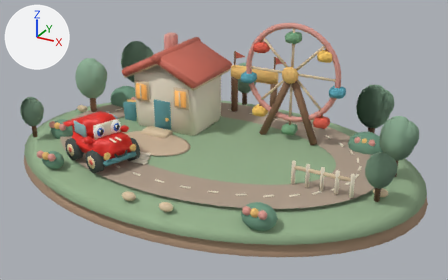
A saved change to the Blender file assets/blender/hero-world/hero-world.blend.
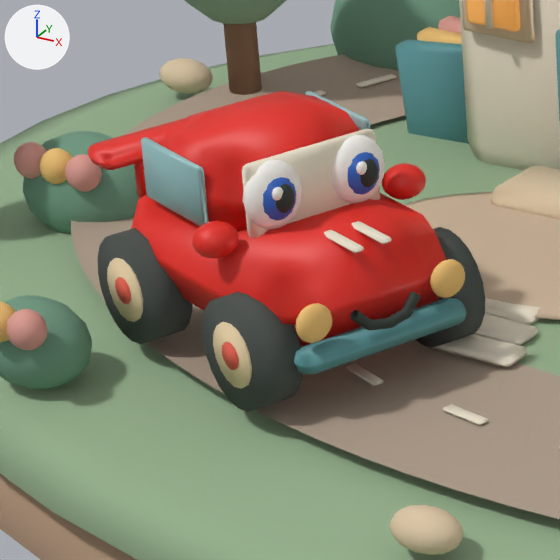
There are two pictures of each version: one whole from a camera (50 mm lens) standing at (7.59, -13.13, 7.01) and looking at (0.44, -0.14, 0.51), one close up on the part from 10% to 35% of the width and 33% to 72% of the height. Lighting does not change. The marker at upper left points along +X, +Y and +Z. The last two pictures show the newer version.

In view in the first close-up: 'Environment_blue', 'Environment_cream', 'Environment_grass', 'Environment_ivory', 'Environment_mint', 'Environment_paving', 'Environment_road', 'Environment_sand', 'Vehicle_blue', 'Vehicle_car_red', 'Vehicle_car_white', 'Vehicle_dark', 'Vehicle_ivory', 'Vehicle_yellow', 'Wheel_0', 'Wheel_2' and 8 more.
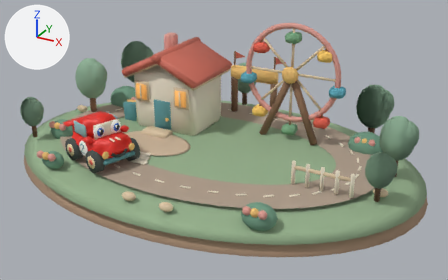
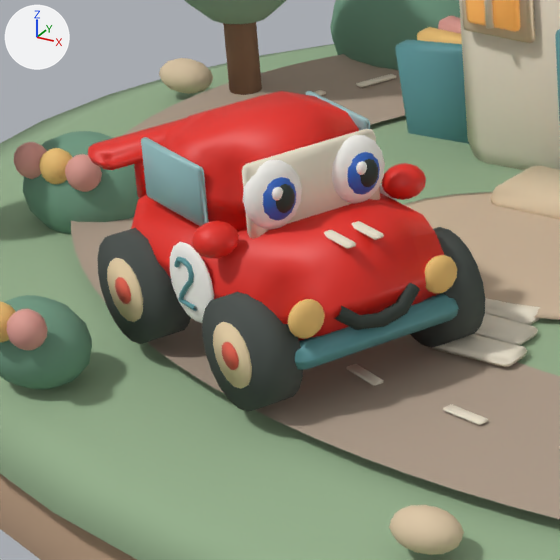
What changed in the scene script:
```text
Change me_cube_071:
    used by ob_vehicle_ivory; parent = ob_body; location = (0.0, 0.0, 0.0)
    remove me_cube_071.from_pydata(...)  # 168 vertices, 162 faces; spans x -0.36..0.36, y -0.775..-0.234, z 0.705..1.095
    add me_cube_071.from_pydata(...)  # 168 vertices, 162 faces; spans x -0.36..0.36, y -0.71..-0.234, z 0.705..1.095
    me_cube_071 part 1: the loose piece of 56 vertices spanning x -0.104..-0.047, y -0.775..-0.385, z 0.734..0.758 is moved by (0.0, 0.065, 0.0)
    me_cube_071 part 2: the loose piece of 56 vertices spanning x 0.047..0.104, y -0.775..-0.385, z 0.734..0.758 is moved by (0.0, 0.065, 0.0)
Change me_sphere_032:
    used by ob_vehicle_car_white; parent = ob_body; location = (0.0, 0.0, 0.0)
    remove me_sphere_032.from_pydata(...)  # 400 vertices, 448 faces; spans x -0.382..0.382, y -0.412..-0.22, z 0.748..1.092
    add me_sphere_032.from_pydata(...)  # 628 vertices, 704 faces; spans x -0.566..0.566, y -0.412..0.18, z 0.27..1.092
    me_sphere_032 part 3: a new loose piece, a UV sphere (16 segments, 8 rings, poles along z) spanning x -0.566..-0.51, y -0.22..0.18, z 0.27..0.67, in mat_car_white (white #f9f7f1)
    me_sphere_032 part 4: a new loose piece, a UV sphere (16 segments, 8 rings, poles along z) spanning x 0.51..0.566, y -0.22..0.18, z 0.27..0.67, in mat_car_white (white #f9f7f1)
Change me_sphere_034:
    used by ob_vehicle_dark; parent = ob_body; location = (0.0, 0.0, 0.0)
    remove me_sphere_034.from_pydata(...)  # 268 vertices, 288 faces; spans x -0.282..0.302, y -0.882..-0.314, z 0.354..0.997
    add me_sphere_034.from_pydata(...)  # 268 vertices, 288 faces; spans x -0.282..0.302, y -0.827..-0.314, z 0.339..0.997
    me_sphere_034 part 5: 40 of 268 vertices moved; they spanned x -0.188..0.188, y -0.882..-0.811, z 0.354..0.489 and now span x -0.233..0.233, y -0.827..-0.721, z 0.339..0.498; mean shift (0.0, 0.074, -0.003); largest move (-0.178, -0.815, 0.457) -> (-0.218, -0.726, 0.45)
Change me_sphere_036:
    used by ob_vehicle_yellow; parent = ob_body; location = (0.0, 0.0, 0.0)
    remove me_sphere_036.from_pydata(...)  # 228 vertices, 256 faces; spans x -0.463..0.463, y -0.857..-0.763, z 0.385..0.575
    add me_sphere_036.from_pydata(...)  # 228 vertices, 256 faces; spans x -0.463..0.463, y -0.792..-0.698, z 0.385..0.575
    me_sphere_036 part 6: the loose piece of 114 vertices spanning x -0.463..-0.273, y -0.857..-0.763, z 0.385..0.575 is moved by (0.0, 0.065, 0.0)
    me_sphere_036 part 7: the loose piece of 114 vertices spanning x 0.273..0.463, y -0.857..-0.763, z 0.385..0.575 is moved by (0.0, 0.065, 0.0)
Change me_cube_076:
    used by ob_vehicle_blue; parent = ob_body; location = (0.0, 0.0, 0.0)
    remove me_cube_076.from_pydata(...)  # 56 vertices, 54 faces; spans x -0.46..0.46, y -0.855..-0.705, z 0.225..0.355
    add me_cube_076.from_pydata(...)  # 216 vertices, 198 faces; spans x -0.581..0.581, y -0.79..0.061, z 0.225..0.605
    me_cube_076 part 8: 56 vertices removed from x -0.46..0.46, y -0.855..-0.705, z 0.225..0.355; 56 vertices added at x -0.46..0.46, y -0.79..-0.64, z 0.225..0.355
    me_cube_076 part 9: 80 vertices added at x -0.581..-0.555, y -0.095..0.061, z 0.355..0.605
    other edits to the shape of me_cube_076 do not show in these pictures
```

Where the change shows, as pixel boxes [x1, y1, x2, y2] in the close-ups (560 x 560 px; the box of a moved part takes in the faces that stretch with it):
'Vehicle_car_white', reshaped (60% wider, 97% taller)
    before: [243, 135, 385, 230]
    after: [170, 135, 398, 323]
'Vehicle_blue', reshaped
    before: [294, 298, 466, 374]
    after: [174, 257, 459, 370]
'Vehicle_yellow', reshaped
    before: [295, 259, 465, 343]
    after: [288, 255, 457, 339]
'Vehicle_dark', reshaped
    before: [276, 159, 421, 330]
    after: [276, 159, 420, 330]
part 1 of me_cube_071, moved or reshaped
    before: [324, 230, 364, 253]
    after: [324, 230, 356, 249]
part 2 of me_cube_071, moved or reshaped
    before: [352, 221, 392, 244]
    after: [352, 221, 384, 240]
part 3 of me_sphere_032, added
    after: [170, 242, 214, 323]
part 4 of me_sphere_032, added (mostly hidden)
    after: [379, 184, 398, 202]
part 5 of me_sphere_034, moved or reshaped
    before: [350, 292, 421, 330]
    after: [334, 283, 420, 330]
part 6 of me_sphere_036, moved or reshaped
    before: [295, 303, 332, 343]
    after: [288, 299, 325, 339]
part 7 of me_sphere_036, moved or reshaped
    before: [430, 259, 465, 298]
    after: [425, 255, 457, 294]
part 8 of me_cube_076, moved or reshaped
    before: [294, 298, 466, 374]
    after: [295, 294, 459, 370]
part 9 of me_cube_076, added
    after: [174, 257, 197, 311]
